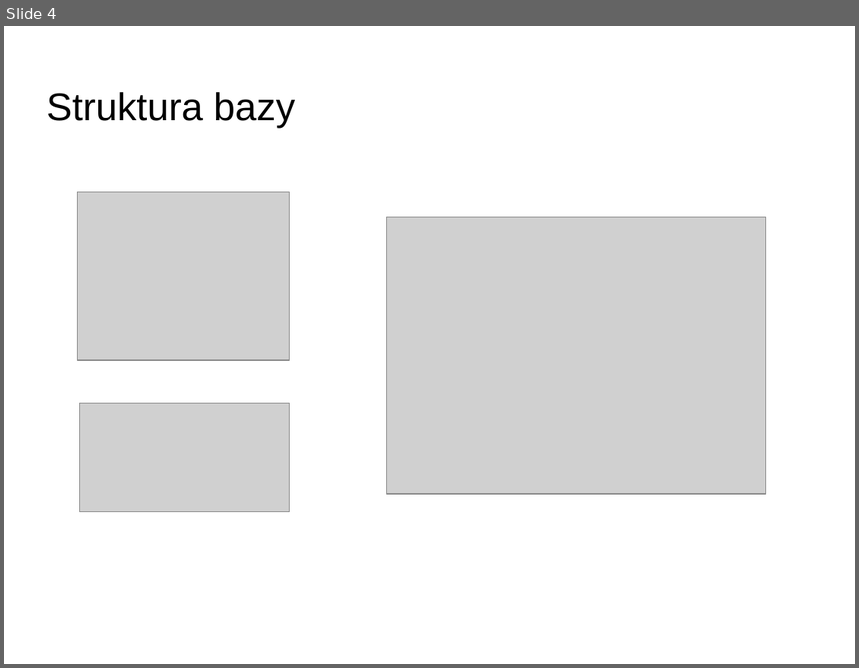
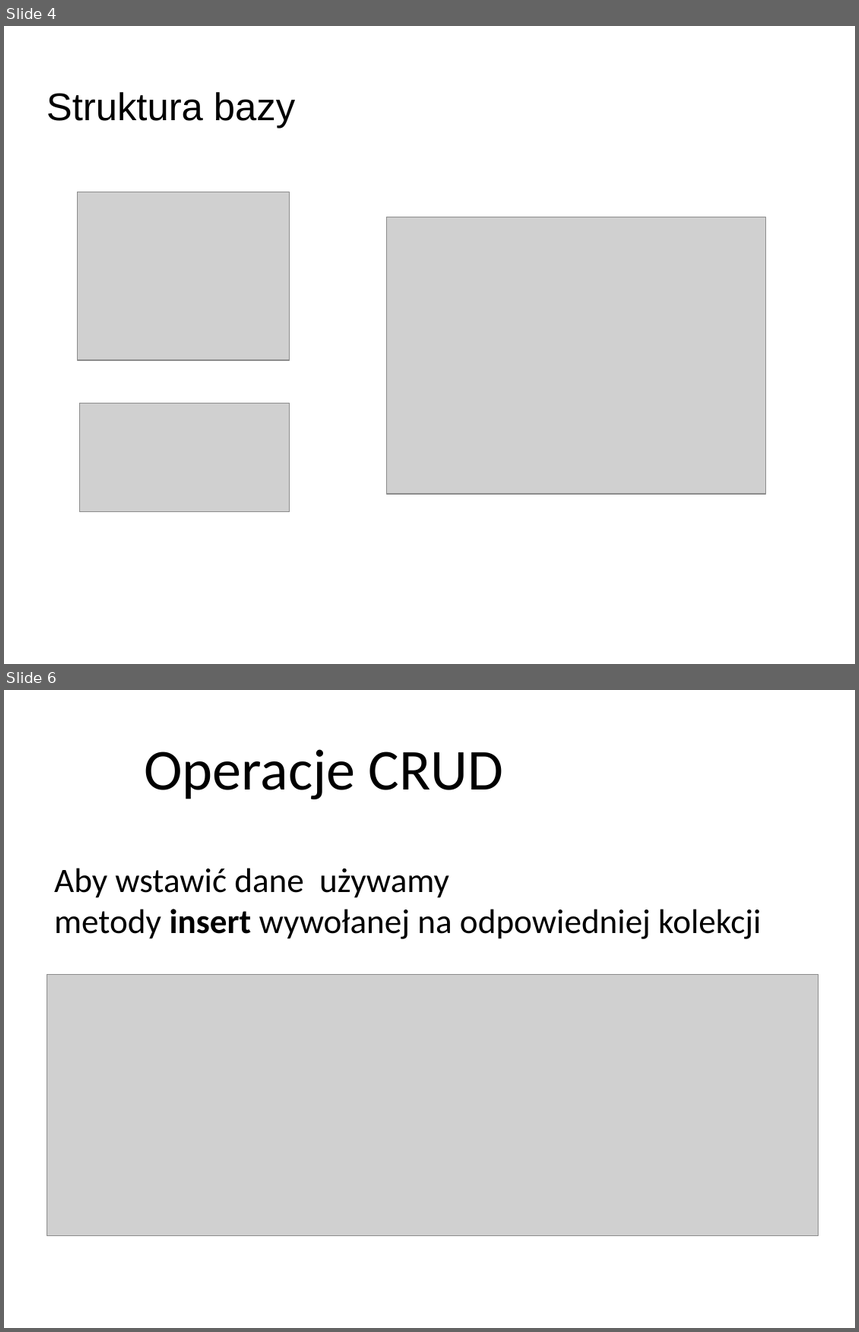
Before and after one commit to tsiru/blog-mongo, a slide deck: prezentacja/prezentacja.odp. Shown one above the other, each under a label of ours: slide 4 before the commit, slides 4 and 6 after it; the slides between them are not shown. The pictures are 859x668 and 859x1332 pixels, drawn with LibreOffice and Linux fonts; fonts in the diff are those of the drawing; grey boxes stand for pictures; background and template pictures are left out. Boxes give left, top, right and bottom in pixels: in the first picture for what was removed or moved away, otherwise in the second. Text is boxed around its words. In the diff, an @@ line names an element or a change of style, - is before the commit and + after.

```diff
--- a/prezentacja/prezentacja.odp
+++ b/prezentacja/prezentacja.odp
@@ slide 6 added at (4, 690, 855, 1328), background picture (left out) @@
@@ free added at (136, 729, 512, 806), 54 pt, text #000000 @@
+Operacje CRUD
@@ text added at (54, 868, 761, 939), 32 pt, text #000000 @@
+Aby wstawić dane używamy metody insert wywołanej na odpowiedniej kolekcji
@@ picture added at (47, 974, 819, 1236) @@
```
Also in this commit, not shown: 3 slides changed, 3 other slides added.
